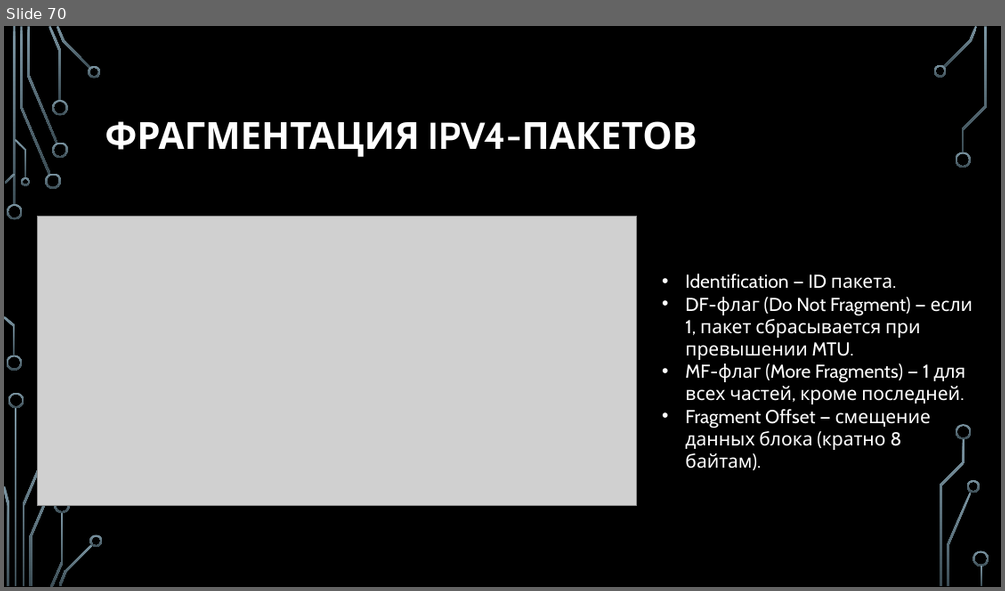
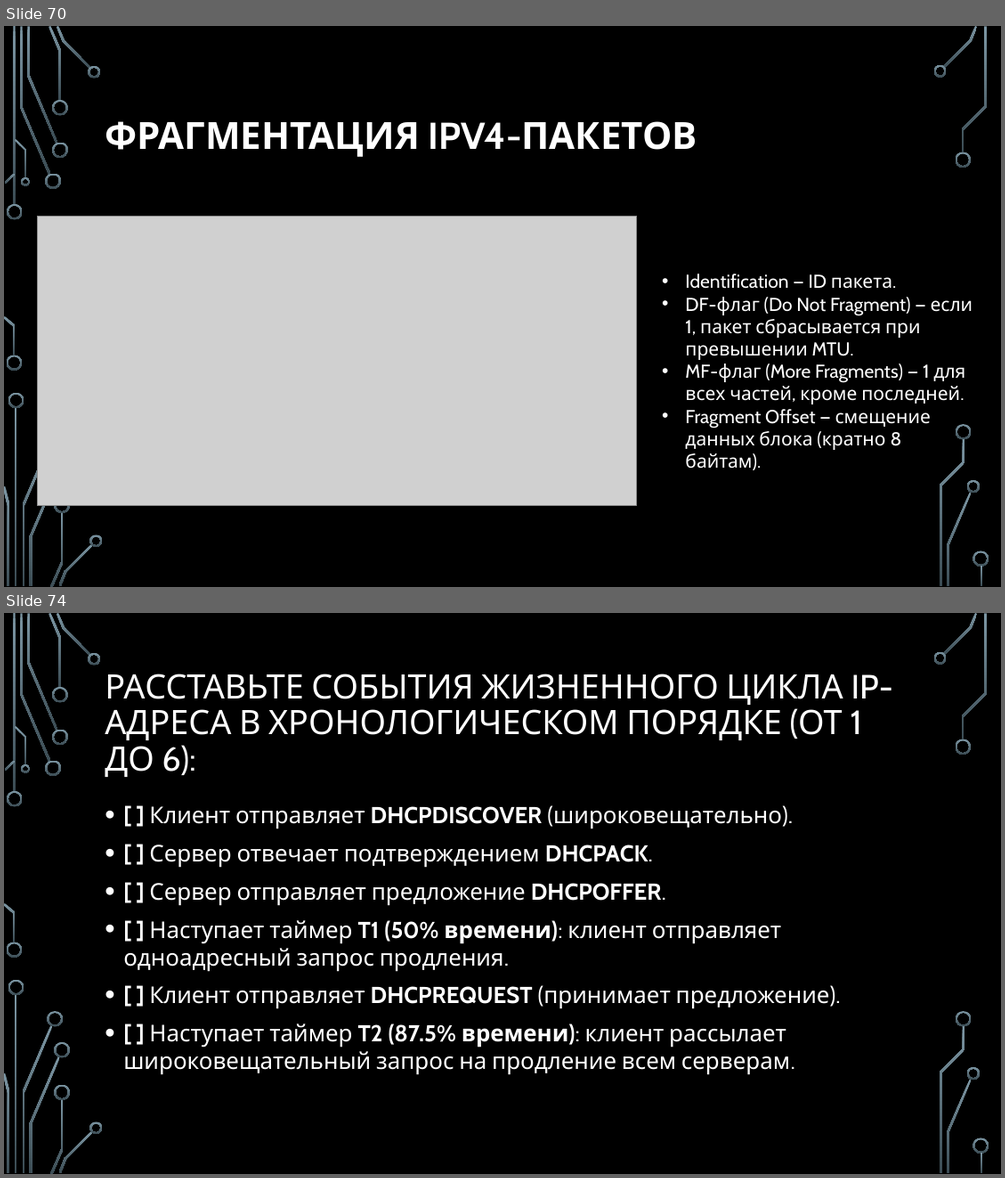
Before and after one commit to nhtgale/itn, a slide deck: 1.7 IP, Routing Basic/1.7 IP Routing Basic.pptx. Shown one above the other, each under a label of ours: slide 70 before the commit, slides 70 and 74 after it; the slides between them are not shown. The pictures are 1005x591 and 1005x1178 pixels, drawn with LibreOffice and Linux fonts; fonts in the diff are those of the drawing; grey boxes stand for pictures; background and template pictures are left out. Boxes give left, top, right and bottom in pixels: in the first picture for what was removed or moved away, otherwise in the second. Text is boxed around its words. In the diff, an @@ line names an element or a change of style, - is before the commit and + after.

```diff
--- a/1.7 IP, Routing Basic/1.7 IP Routing Basic.pptx
+++ b/1.7 IP, Routing Basic/1.7 IP Routing Basic.pptx
@@ slide 74 added at (x1=4, y1=613, x2=1001, y2=1174), background picture (left out); not listed: 34 template elements that a slide beside it also shows @@
@@ title added at (x1=105, y1=674, x2=893, y2=777), 32.4 pt, text #FFFFFF @@
+РАССТАВЬТЕ СОБЫТИЯ ЖИЗНЕННОГО ЦИКЛА IP-АДРЕСА В ХРОНОЛОГИЧЕСКОМ ПОРЯДКЕ (ОТ 1 ДО 6):
@@ text added at (x1=123, y1=806, x2=830, y2=1075), 22.2 pt, text #FFFFFF @@
+• [ ] Клиент отправляет DHCPDISCOVER (широковещательно).
+• [ ] Сервер отвечает подтверждением DHCPACK.
+• [ ] Сервер отправляет предложение DHCPOFFER.
+• [ ] Наступает таймер T1 (50% времени): клиент отправляет одноадресный запрос продления.
+• [ ] Клиент отправляет DHCPREQUEST (принимает предложение).
+• [ ] Наступает таймер T2 (87.5% времени): клиент рассылает широковещательный запрос на продление всем серверам.
@@ freeform shape added at (x1=48, y1=1011, x2=63, y2=1027), fill gradient #7C96A3 to #3B4C54 @@
@@ freeform shape added at (x1=54, y1=1042, x2=70, y2=1058), fill gradient #7C96A3 to #3B4C54 @@
```
Also in this commit, not shown: 8 other slides added, 3 other files.
